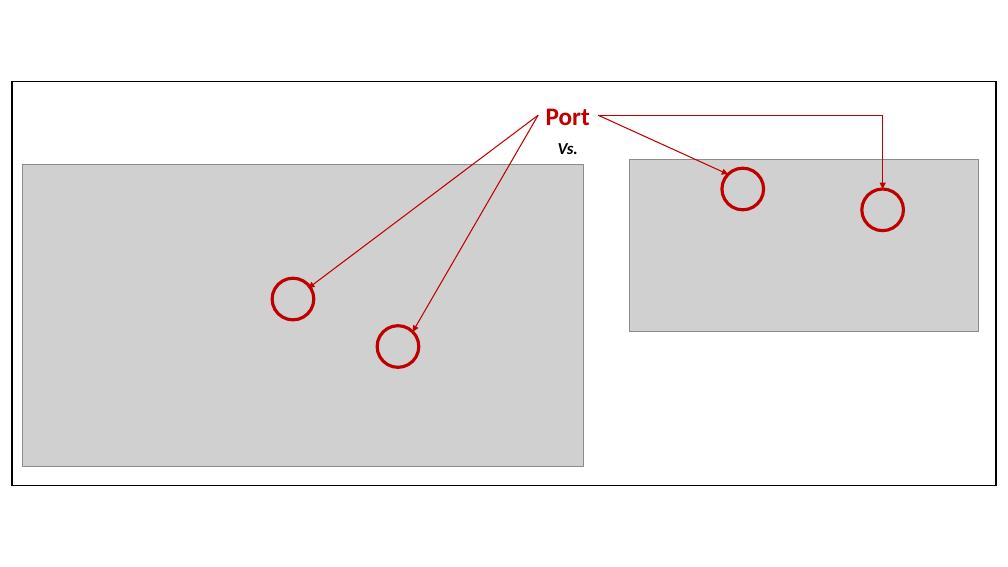
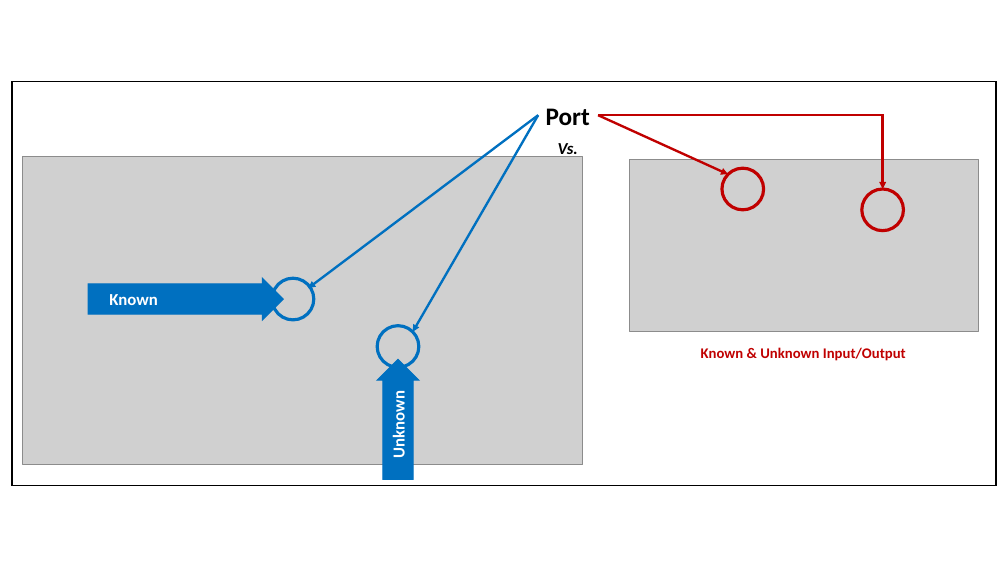
Before and after one commit to hhko/beyondcode, a slide deck: slide 21 of README.pptx (slide 18 before the commit). Drawn at 1008x567 pixels with LibreOffice and Linux fonts; fonts in the diff are those of the drawing; grey boxes stand for pictures. Boxes give left, top, right and bottom in pixels: in the first picture for what was removed or moved away, otherwise in the second. Text is boxed around its words. In the diff, an @@ line names an element or a change of style, - is before the commit and + after.

```diff
--- a/README.pptx
+++ b/README.pptx
@@ arrow (538, 115) - (309, 288): stroke #C00000 1 pt to #0070C0 2.25 pt @@
@@ arrow (538, 115) - (413, 332): stroke #C00000 1 pt to #0070C0 2.25 pt @@
@@ text "Port" at (546, 108, 590, 126): text colour #C00000 to #000000 @@
@@ arrow (598, 115) - (728, 175): stroke #C00000 1 pt to #C00000 2.25 pt @@
@@ elbow arrow (598, 115) - (883, 189): stroke #C00000 1 pt to #C00000 2.25 pt @@
@@ picture: place and size @@
-picture at (23, 164, 583, 466)
+picture at (23, 157, 583, 465)
@@ ellipse at (272, 278, 314, 320): outline #C00000 3 pt to #0070C0 3 pt @@
@@ ellipse at (377, 326, 419, 368): outline #C00000 3 pt to #0070C0 3 pt @@
@@ group added at (88, 278, 906, 479): 3 texts, 2 right arrows @@
+Known & Unknown Input/Output
+Known
+Unknown
```
Also in this commit, not shown: 7 other slides changed, 3 slides added, 11 other files.
